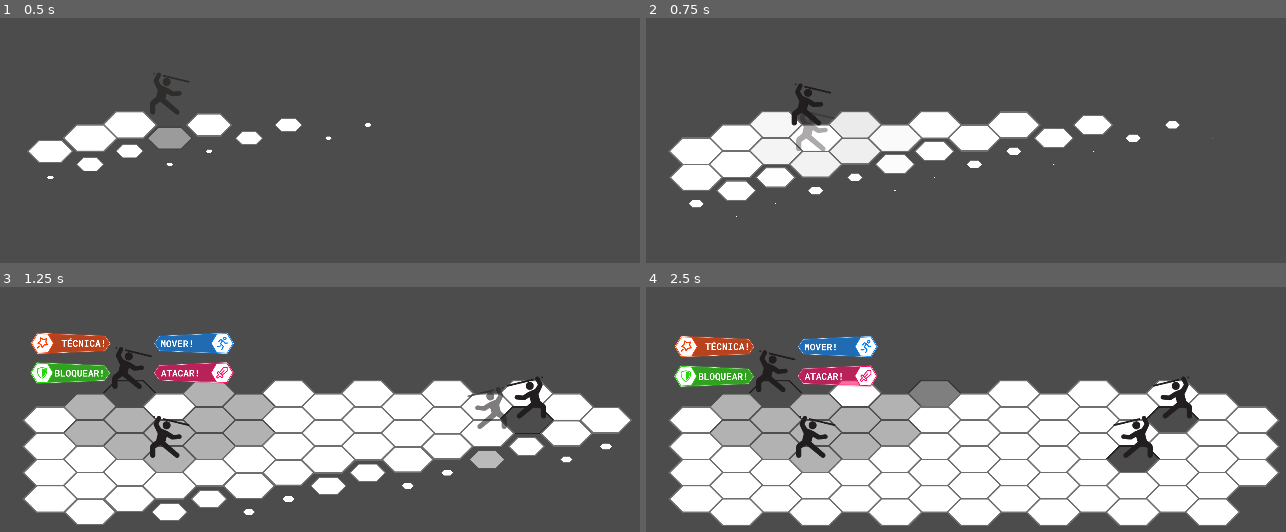
Above: before the commit, frames 1-4 (two rows, left to right).
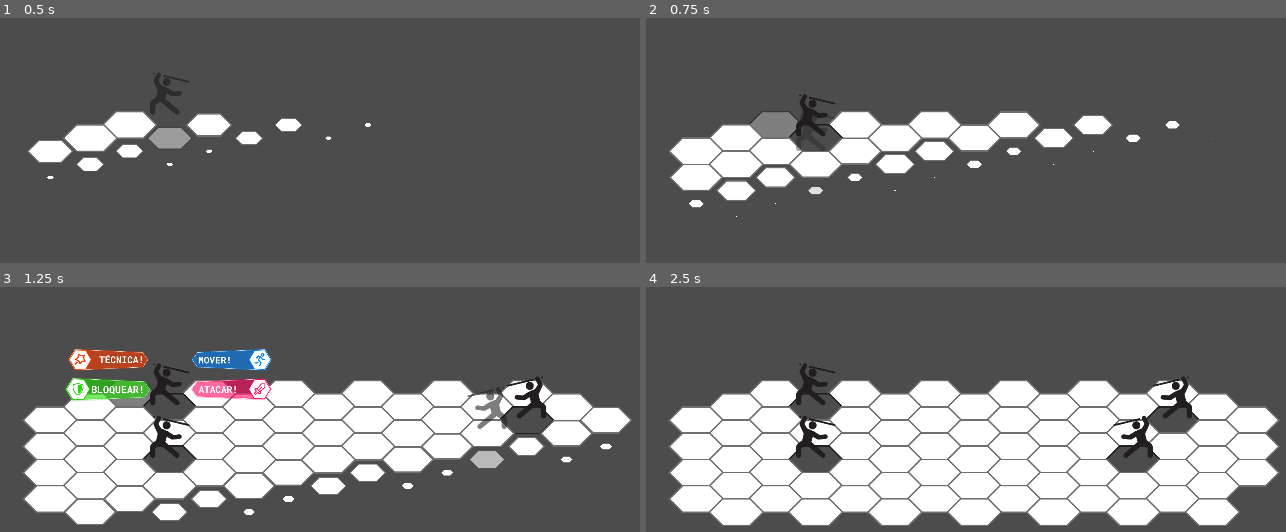
Above: after the commit, the same moments.

Repository: eduregis/hexachronos
Game: Godot game, scene res://View/Scenes/Scene1.tscn
Two runs of this game, one before a commit and one after it. Both use one fixed random seed, a clock stepped at 60 frames per second and the inputs below.
Inputs (mouse positions are in pixels of both pictures, inside the frame that each line leads up to):
- Up to frame 1 (0.5 s): no input
- Up to frame 2 (0.75 s): tap Enter (ui_accept) at 0.5 s; move the mouse to (774, 125) at 0.52 s; hold Right (ui_right) from 0.53 s (still down); click (774, 125) at 0.67 s
- Up to frame 3 (1.25 s): keep holding Right (ui_right); tap Enter (ui_accept) at 0.77 s
- Up to frame 4 (2.5 s): move the mouse to (857, 394) at 1.27 s; release Right (ui_right) at 1.28 s; click (857, 394) at 1.42 s; tap Enter (ui_accept) at 1.52 s; move the mouse to (934, 394) at 2.02 s; hold Right (ui_right) from 2.03 s (still down); click (934, 394) at 2.17 s

Frame 1 is identical in both runs. In frame 2, 1.8% of the frame differs, in the area x 16-31%, y 26-72%; in frame 3, 14%, in the area x 4-43%, y 18-76%; in frame 4, 12%.

Commit message:
buff basic entity created

Diff:
--- a/Controller/Components/BasicCharacter.gd
+++ b/Controller/Components/BasicCharacter.gd
@@ -1,4 +1,6 @@
 extends Node2D
+
+var Buff = preload("res://Controller/Components/Buff.gd")
 
 var move_btn = preload("res://Assets/MenuButtons/move_btn.png")
 var move_btn_clicked = preload("res://Assets/MenuButtons/move_btn_clicked.png")
@@ -18,6 +20,9 @@
 var able_attack = true
 var able_block = true
 var able_skill = true
+
+# buffs
+var buffs = []
 
 # basic stats
 export var strength = 0
@@ -104,8 +109,24 @@
 	print("evasion: ", evasion)
 	print("")
 
+func buff_active(buff):
+	match buff.effect:
+		"defense":
+			defense = int(defense * buff.value)
+		"attack":
+			attack = int(attack * buff.value)
+
 func remove_buffs():
-	defense = int(vitality + (agility/2))
+	for buff in buffs:
+		buff.duration -= 1
+		if buff.duration == 0:
+			match buff.effect:
+				"defense":
+					defense = int(defense / buff.value)
+				"attack":
+					attack = int(attack / buff.value)
+
+
 
 func show_menu(move, attack, block, skill):
 	if team == "ally":
@@ -325,7 +346,9 @@
 	if able_block:
 		if  event is InputEventMouseButton and event.pressed and event.button_index == BUTTON_LEFT:
 			$Menu/DefendButton/Sprite.texture = defend_btn_clicked
-			defense = defense * 1.5
+			var defenseMode = Buff.new(1, "defense", 1.5)
+			buff_active(defenseMode)
+			buffs.append(defenseMode)
 			dismiss_menu()
 			emit_signal("defend")
 
--- /dev/null
+++ b/Controller/Components/Buff.gd
@@ -0,0 +1,12 @@
+extends Node
+
+export var duration = 0
+export var effect = ""
+export var value = 0
+
+class_name Buff
+
+func _init(buff_duration, buff_effect, buff_value):
+	duration = buff_duration
+	effect = buff_effect
+	value = buff_value
--- a/Controller/Components/Character.gd
+++ b/Controller/Components/Character.gd
@@ -31,14 +31,11 @@
 
 func _on_Skill_01ButtonHitBox_input_event(viewport, event, shape_idx):
 	if event is InputEventMouseButton and event.pressed and event.button_index == BUTTON_LEFT:
-		match character_info["name"]:
-			"Tanker":
-				emit_signal("skill", index, 2)
-			"Mechanic":
-				emit_signal("skill", index, 2)
+		emit_signal("skill", index, character_info["skills"][0])
+
 func _on_Skill_01ButtonHitBox_mouse_entered():
 	$SkillMenu/Skill_01Button/Sprite.scale = Vector2(0.67, 0.67)
-	emit_signal("skill_range_on", index, 2)
+	emit_signal("skill_range_on", index, character_info["skills"][0]["range"])
 
 func _on_Skill_01ButtonHitBox_mouse_exited():
 	$SkillMenu/Skill_01Button/Sprite.scale = Vector2(0.63, 0.63)
--- a/Controller/Scenes/BasicScene.gd
+++ b/Controller/Scenes/BasicScene.gd
@@ -29,7 +29,7 @@
 
 func _process(delta):
 	if Input.is_action_just_pressed("ui_right") && characters.size() > 0:
-		next_turn_stage()
+		print(characters[0].defense)
 
 	if is_combat:
 		if allies == 0 || foes == 0:
@@ -271,8 +271,7 @@
 	turn_stage = "attack menu"
 	next_turn_stage()
 
-func use_skill(char_position, skill_range):
-	print(char_position, skill_range)
+func use_skill(char_position, char_info):
 	pass
 
 func skill_range_on(char_position, skill_range):
--- a/Controller/Scenes/Scene1.gd
+++ b/Controller/Scenes/Scene1.gd
@@ -1,4 +1,4 @@
-extends "res://Controller/Scenes/BasicScene.gd"
+extends "res://Controller/Scenes/SceneWithSkills.gd"
 
 func _ready():
 	randomize()
--- /dev/null
+++ b/Controller/Scenes/SceneWithSkills.gd
@@ -0,0 +1,14 @@
+extends "res://Controller/Scenes/BasicScene.gd"
+
+func use_skill(char_position, skill_info):
+	match skill_info["type"]:
+		"area":
+			match skill_info["name"]:
+				"battlecry":
+					var path = pathfinder(characters[turn_order_index].position, skill_info["range"], false)
+
+		"self":
+			print(characters[turn_order_index].name)
+		"target":
+			print(characters[turn_order_index].name, "mirou")
+	print(char_position, skill_info)
--- a/Database/hexachronosCharacters.json
+++ b/Database/hexachronosCharacters.json
@@ -10,7 +10,14 @@
             "agility": 6,
             "luck": 10,
             "range": 1,
-            "skill01_range": 2
+            "skills": [
+                {
+                    "name": "battlecry",
+                    "type": "area",
+                    "range": 2
+                }
+            ]
+
         },
         {
             "name": "Mechanic",
@@ -21,7 +28,13 @@
             "agility": 13,
             "luck": 8,
             "range": 2,
-            "skill01_range": 1
+            "skills": [
+                {
+                    "name": "bizarre_construct",
+                    "type": "target",
+                    "range": 1
+                }
+            ]
         },
         {
             "name": "Foe",
@@ -32,7 +45,7 @@
             "agility": 11,
             "luck": 11,
             "range": 1,
-            "skill01_range": 0
+            "skills": []
         }
     ]
 }
--- a/View/Scenes/BasicScene.tscn
+++ b/View/Scenes/BasicScene.tscn
@@ -1,6 +1,6 @@
 [gd_scene load_steps=2 format=2]
 
-[ext_resource path="res://Controller/Scenes/BasicScene.gd" type="Script" id=1]
+[ext_resource path="res://Controller/Scenes/SceneWithSkills.gd" type="Script" id=1]
 
 [node name="Main" type="Node2D"]
 script = ExtResource( 1 )
--- a/project.godot
+++ b/project.godot
@@ -8,9 +8,14 @@
 
 config_version=4
 
-_global_script_classes=[  ]
+_global_script_classes=[ {
+"base": "Node",
+"class": "Buff",
+"language": "GDScript",
+"path": "res://Controller/Components/Buff.gd"
+} ]
 _global_script_class_icons={
-
+"Buff": ""
 }
 
 [application]
